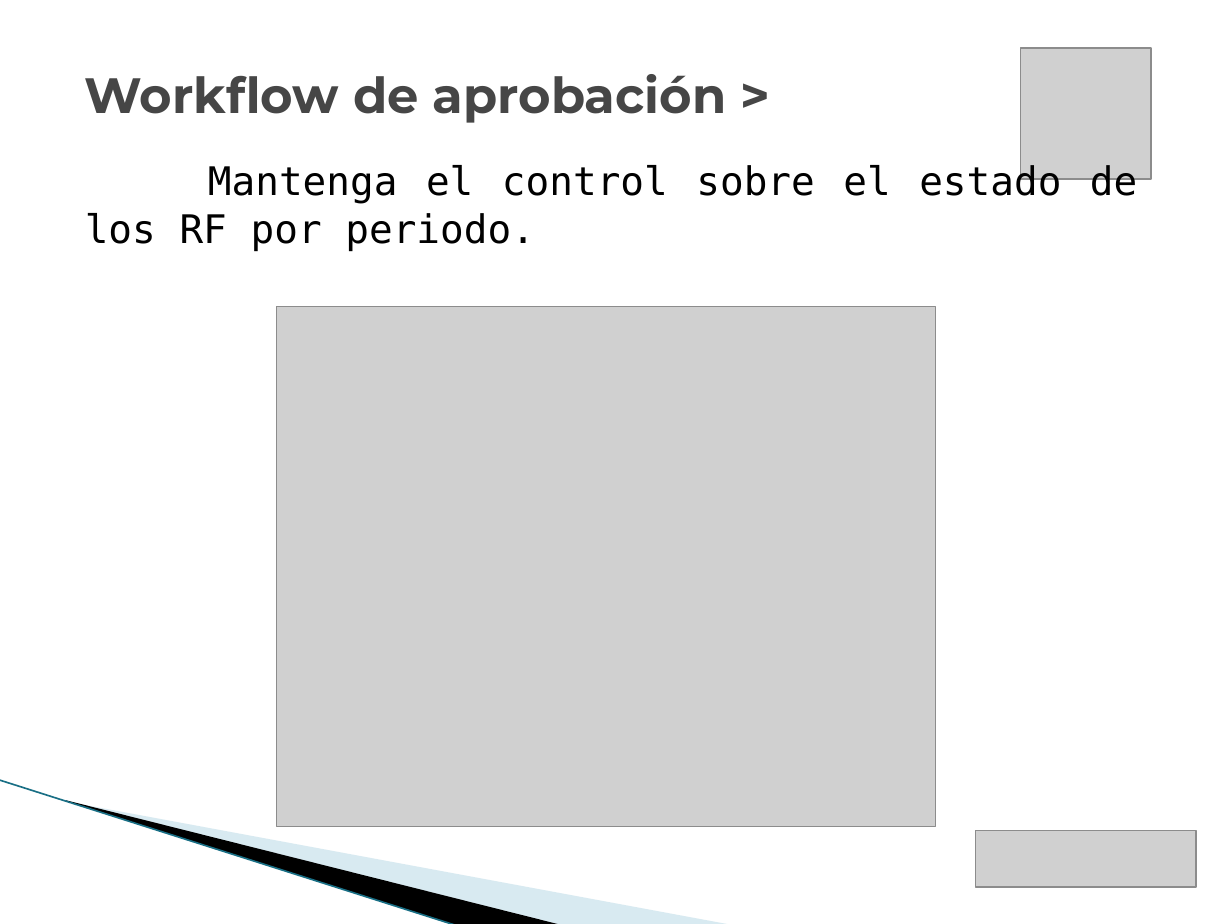
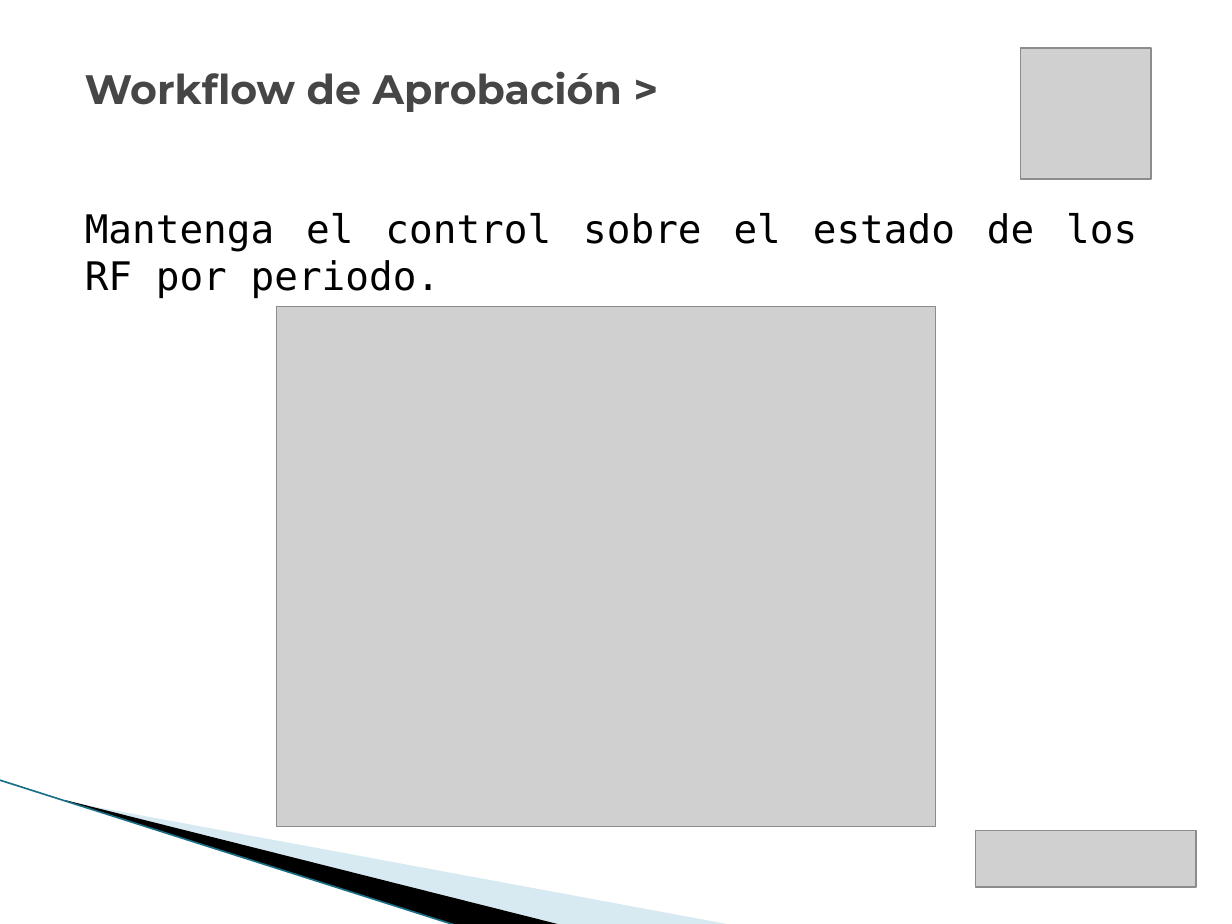
Before and after one commit to vicky1404/rev-ii, a slide deck: slide 15 of docs/comercial/brochure_2.pptx. Drawn at 1232x924 pixels with LibreOffice and Linux fonts; fonts in the diff are those of the drawing; grey boxes stand for pictures; background and template pictures are left out. Boxes give left, top, right and bottom in pixels: in the first picture for what was removed or moved away, otherwise in the second. Text is boxed around its words. In the diff, an @@ line names an element or a change of style, - is before the commit and + after.

```diff
--- a/docs/comercial/brochure_2.pptx
+++ b/docs/comercial/brochure_2.pptx
@@ text at <box>85,71,622,112</box>: text changed; size 29 to 24 pt @@
-Workflow de aprobación >
+Workflow de Aprobación >
@@ text "Mantenga el control sobre el ...": place and size @@
-text "Mantenga el control sobre el ..." at <box>85,163,1137,252</box>
+text "Mantenga el control sobre el ..." at <box>85,213,1137,299</box>
```
Also in this commit, not shown: 17 other slides changed, 2 slides added, 1 slide removed, 1 other file.
